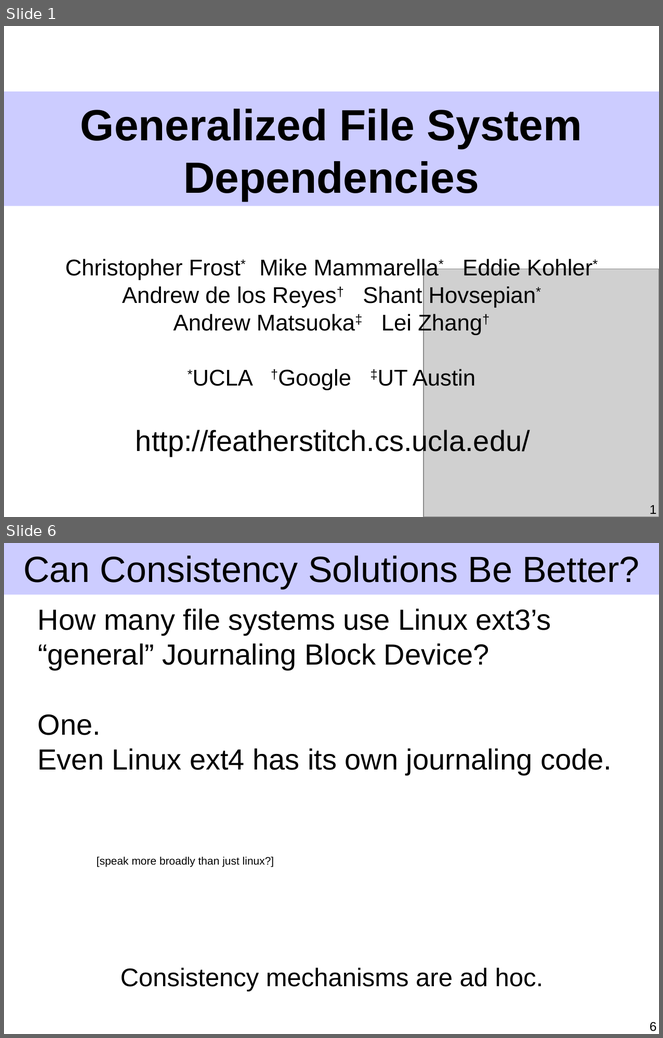
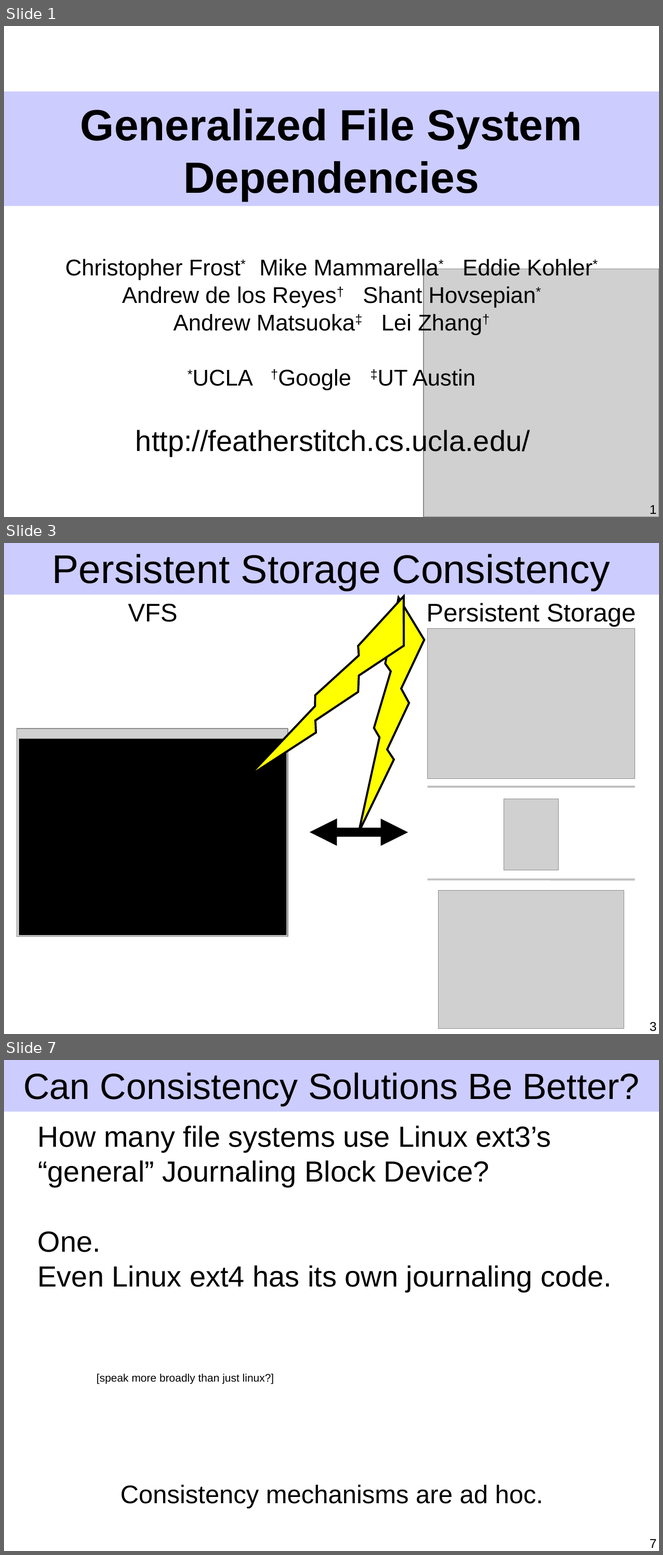
Before and after one commit to ucla-readable/fstitch-doc, a slide deck: sosp/pres.ppt. Shown one above the other, each under a label of ours: slides 1 and 6 before the commit, slides 1, 3 and 7 after it; the slides between them are not shown. The pictures are 663x1038 and 663x1555 pixels, drawn with LibreOffice and Linux fonts; fonts in the diff are those of the drawing; grey boxes stand for pictures. Boxes give left, top, right and bottom in pixels: in the first picture for what was removed or moved away, otherwise in the second. Text is boxed around its words. In the diff, an @@ line names an element or a change of style, - is before the commit and + after.

```diff
--- a/sosp/pres.ppt
+++ b/sosp/pres.ppt
@@ slide 3 added at (x1=4, y1=543, x2=659, y2=1034), background #FFFFFF; not listed: 1 template element that a slide beside it also shows @@
@@ title added at (x1=52, y1=554, x2=610, y2=591), 44 pt, text #000000 @@
+Persistent Storage Consistency
@@ lightning bolt added at (x1=248, y1=576, x2=426, y2=810), fill #FFFF00, outline #000000 2.24 pt @@
@@ text added at (x1=128, y1=603, x2=178, y2=622), 28 pt, text #000000 @@
+VFS
@@ lightning bolt added at (x1=359, y1=598, x2=425, y2=832), fill #FFFF00, outline #000000 2.24 pt @@
@@ text added at (x1=427, y1=603, x2=636, y2=627), 28 pt, text #000000 @@
+Persistent Storage
@@ picture added at (x1=428, y1=629, x2=636, y2=780) @@
@@ picture added at (x1=16, y1=729, x2=288, y2=937) @@
@@ rectangle added at (x1=19, y1=739, x2=286, y2=936), fill #000000 @@
@@ line added from (428, 787) to (635, 787), #C0C0C0 2.24 pt @@
@@ picture added at (x1=504, y1=799, x2=559, y2=870) @@
@@ double arrow added from (310, 833) to (408, 833), #000000 10.01 pt @@
@@ line added from (428, 880) to (635, 880), #C0C0C0 2.24 pt @@
@@ picture added at (x1=438, y1=891, x2=624, y2=1029) @@
@@ page number added at (x1=650, y1=1022, x2=657, y2=1032), 14 pt, text #000000 @@
+3
@@ what was slide 6 is now slide 7 @@
@@ page number at (x1=650, y1=1539, x2=657, y2=1548): text changed @@
-6
+7
```
Also in this commit, not shown: 7 slides changed, 1 other slide added, 1 slide removed.
